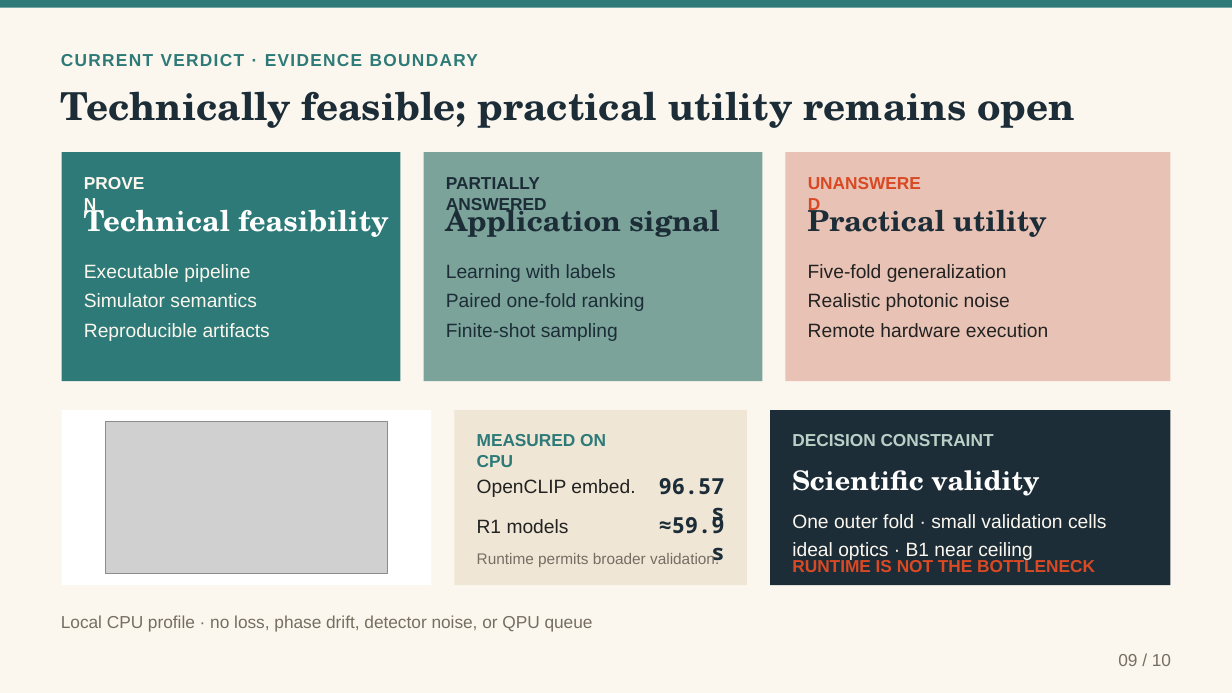
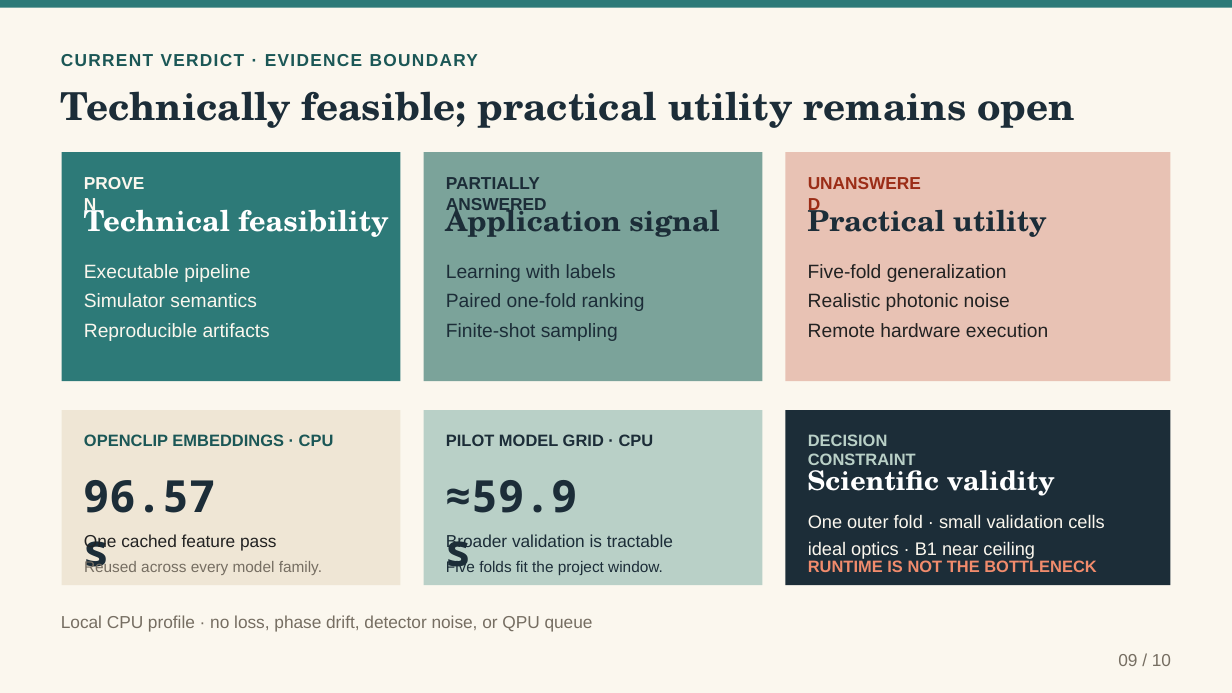
Before and after one commit to MonsieurNam/Quanova_Photonic_Defect_QML, a slide deck: slide 9 of deliverables/Quanova_Photonic_QML_Interview_Case_Study_20260911.pptx. Drawn at 1232x693 pixels with LibreOffice and Linux fonts; fonts in the diff are those of the drawing; grey boxes stand for pictures. Boxes give left, top, right and bottom in pixels: in the first picture for what was removed or moved away, otherwise in the second. Text is boxed around its words. In the diff, an @@ line names an element or a change of style, - is before the commit and + after.

```diff
--- a/deliverables/Quanova_Photonic_QML_Interview_Case_Study_20260911.pptx
+++ b/deliverables/Quanova_Photonic_QML_Interview_Case_Study_20260911.pptx
@@ text "CURRENT VERDICT · EVIDENCE BOUNDARY" at <box>61,54,478,66</box>: text colour #2D7A78 to #1B5756 @@
@@ text "UNANSWERED" at <box>808,172,925,199</box>: text colour #D84924 to #9B2D17 @@
@@ rectangle: place and size @@
-rectangle at <box>62,410,432,586</box>
+rectangle at <box>62,410,401,586</box>
@@ rectangle at <box>62,410,401,586</box>: fill #FFFFFF to #EFE6D5 @@
@@ rectangle: place and size @@
-rectangle at <box>455,410,748,586</box>
+rectangle at <box>423,410,762,586</box>
@@ rectangle at <box>423,410,762,586</box>: fill #EFE6D5 to #B9D0C7 @@
@@ rectangle: place and size @@
-rectangle at <box>770,410,1170,586</box>
+rectangle at <box>786,410,1171,586</box>
@@ picture removed at <box>105,421,388,574</box> @@
@@ text at <box>446,434,654,446</box>: text changed; size 13.5 to 12.8 pt; text colour #2D7A78 to #1C2D38 @@
-MEASURED ON CPU
+PILOT MODEL GRID · CPU
@@ text "DECISION CONSTRAINT": place and size @@
-text "DECISION CONSTRAINT" at <box>792,434,994,446</box>
+text "DECISION CONSTRAINT" at <box>808,434,916,465</box>
@@ text "DECISION CONSTRAINT" at <box>808,434,916,465</box>: size 13.5 to 12.8 pt @@
@@ text "96.57 s" at <box>83,480,216,572</box>: size 17.2 to 34.5 pt; alignment right to left @@
@@ text "96.57 s": place and size @@
-text "96.57 s" at <box>659,478,725,526</box>
+text "96.57 s" at <box>83,480,216,572</box>
@@ text "≈59.9 s": place and size @@
-text "≈59.9 s" at <box>659,513,725,564</box>
+text "≈59.9 s" at <box>445,480,578,572</box>
@@ text "≈59.9 s" at <box>445,480,578,572</box>: size 17.2 to 34.5 pt; alignment right to left @@
@@ text removed at <box>477,479,635,497</box> @@
-OpenCLIP embed.
@@ text "Scientific validity" rewrapped from <box>792,470,1039,496</box> to <box>807,463,1055,496</box> @@
@@ text "One outer fold · small ...": place and size @@
-text "One outer fold · small ..." at <box>792,514,1106,560</box>
+text "One outer fold · small ..." at <box>808,514,1104,559</box>
@@ text "One outer fold · small ..." at <box>808,514,1104,559</box>: size 15 to 14.2 pt; line spacing 21.8pt to 21pt @@
@@ text at <box>446,534,673,551</box>: text changed; size 12 to 13.5 pt; text colour #766E62 to #1C2D38 @@
-Runtime permits broader validation.
+Broader validation is tractable
@@ text removed at <box>477,519,569,533</box> @@
-R1 models
@@ group added at <box>84,434,663,575</box>: 4 texts @@
+OPENCLIP EMBEDDINGS · CPU
+One cached feature pass
+Reused across every model family.
+Five folds fit the project window.
@@ text "RUNTIME IS NOT THE BOTTLENECK": place and size @@
-text "RUNTIME IS NOT THE BOTTLENECK" at <box>792,558,1095,572</box>
+text "RUNTIME IS NOT THE BOTTLENECK" at <box>808,558,1097,572</box>
@@ text "RUNTIME IS NOT THE BOTTLENECK" at <box>808,558,1097,572</box>: size 13.5 to 12.8 pt, text colour #D84924 to #F18B6C @@
```
Also in this commit, not shown: 9 other slides changed, 40 other files.
